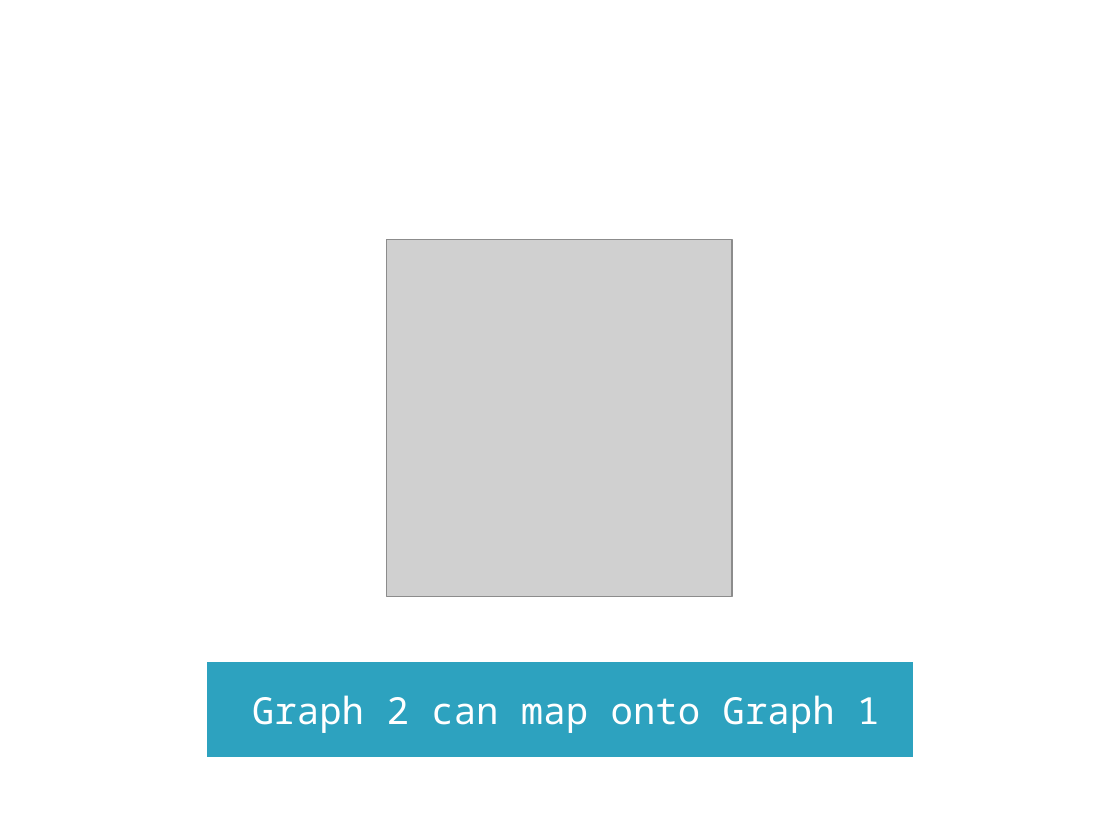
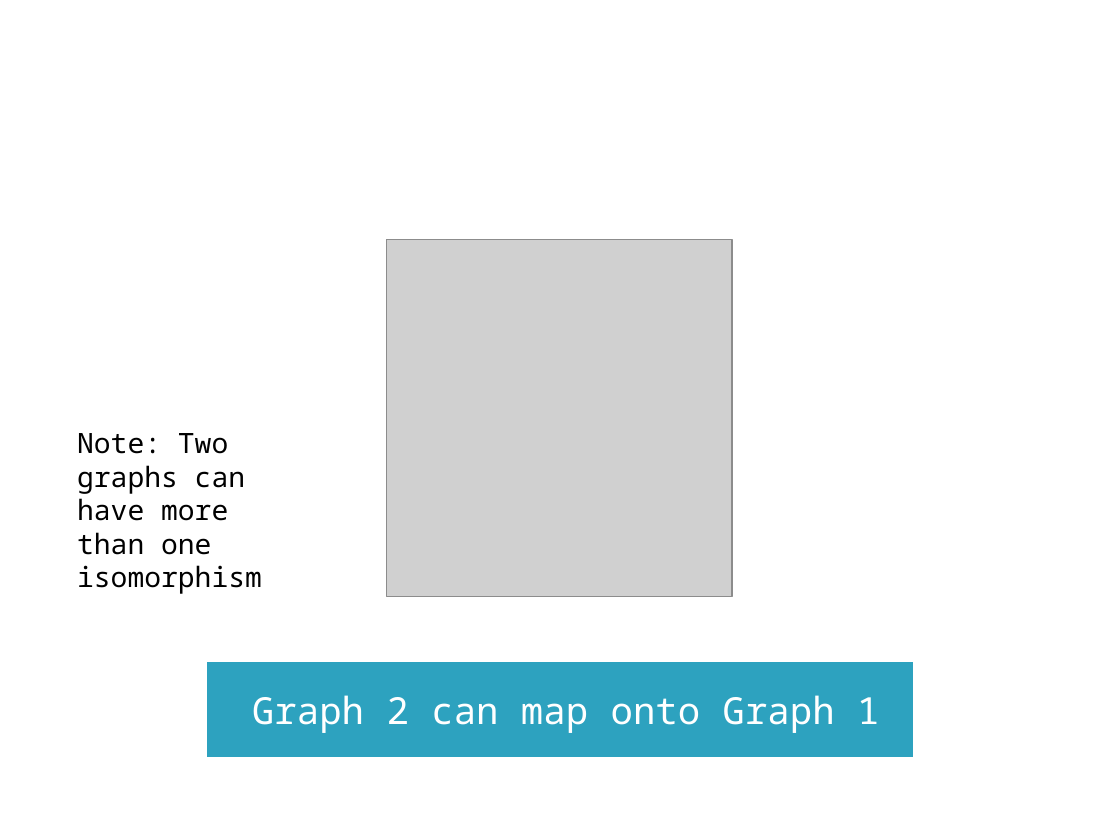
Before and after one commit to kjrcda/recursive-bit-string-isomorphism, a slide deck: slide 5 of Solving Graph Isomorphism with Minimum Bit Strings.pptx. Drawn at 1120x840 pixels with LibreOffice and Linux fonts; fonts in the diff are those of the drawing; grey boxes stand for pictures; background and template pictures are left out. Boxes give left, top, right and bottom in pixels: in the first picture for what was removed or moved away, otherwise in the second. Text is boxed around its words. In the diff, an @@ line names an element or a change of style, - is before the commit and + after.

```diff
--- a/Solving Graph Isomorphism with Minimum Bit Strings.pptx
+++ b/Solving Graph Isomorphism with Minimum Bit Strings.pptx
@@ text added at (77,433,262,594), 18 pt, text #000000 @@
+Note: Two graphs can have more than one isomorphism
```
Also in this commit, not shown: 2 other slides changed, 6 slides added, 2 slides removed.
